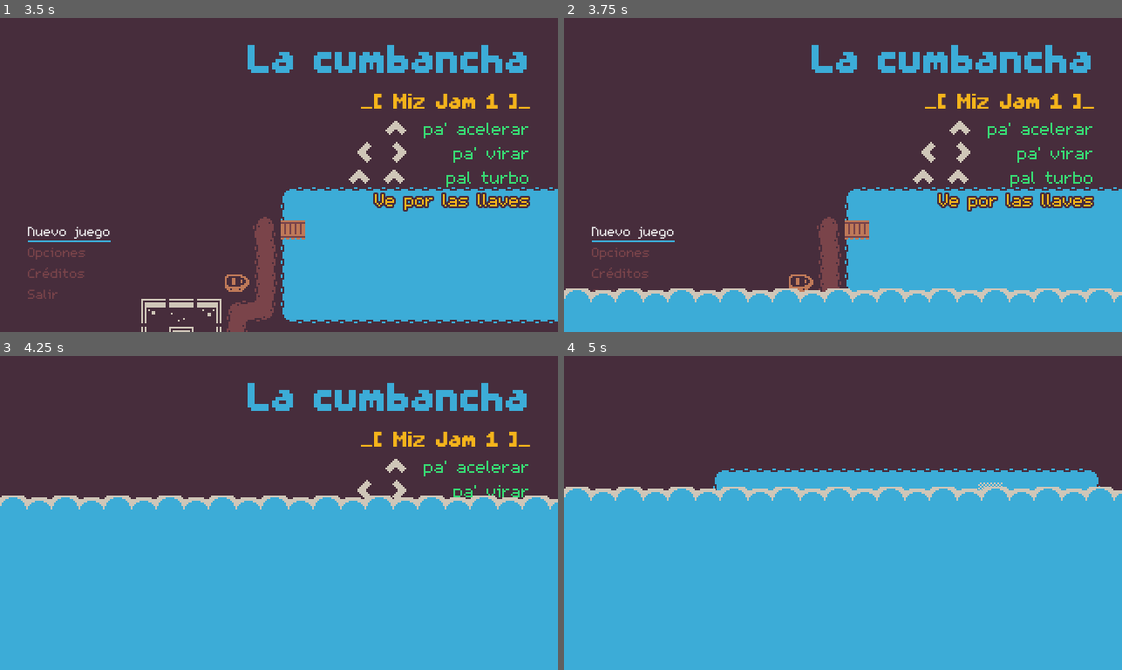
Above: before the commit, frames 1-4 (two rows, left to right).
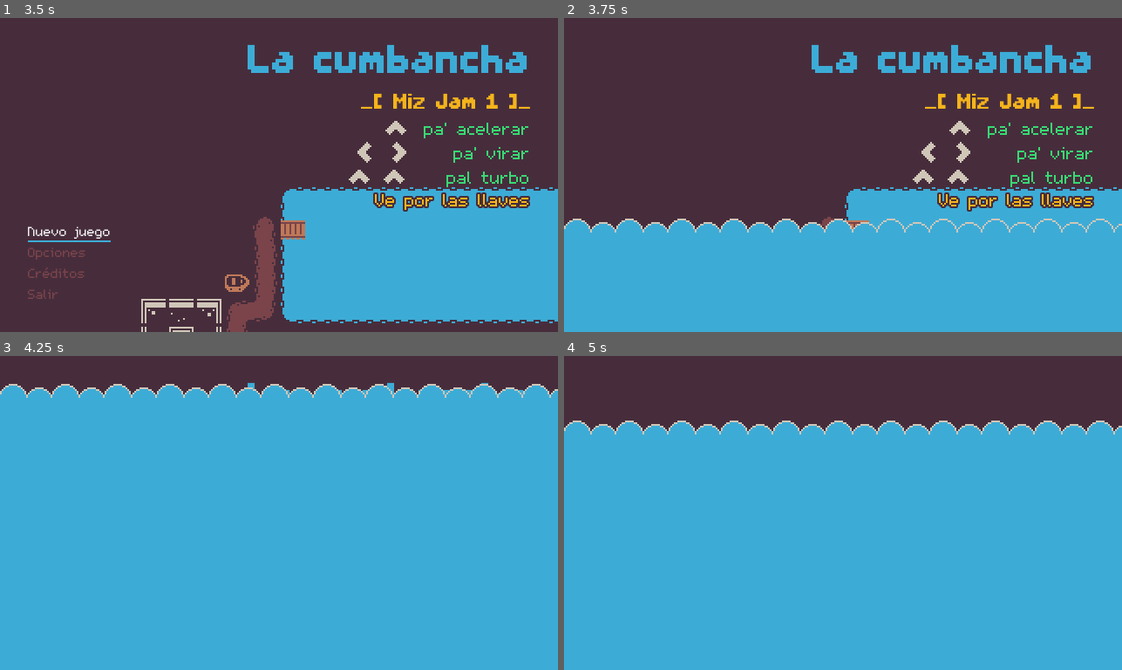
Above: after the commit, the same moments.

Repository: Perro-Viejo/miz-jam-1
Game: Godot game, scene res://src/Game/Game.tscn
Same seed, same stepped clock (60 frames per second), same inputs: the game is played once before the commit and once after it. Sound files missing from this copy of the repository are replaced by a short silence.
Inputs:
- Up to frame 1 (3.5 s): click "Nuevo juego" at 0.5 s; click "Nuevo juego" at 1.25 s; click "Créditos" at 2 s; click "Opciones" at 2.75 s
- Up to frame 2 (3.75 s): tap Enter (ui_accept) at 3.5 s; hold D (Right) from 3.53 s (still down); tap X (Drop) at 3.6 s
- Up to frame 3 (4.25 s): keep holding D (Right); tap Enter (ui_accept) at 3.77 s
- Up to frame 4 (5 s): release D (Right) at 4.28 s; hold S (Down) from 4.28 s (still down); tap Z (Grab) at 4.35 s; tap Enter (ui_accept) at 4.52 s

Frame 1 is identical in both runs. In frame 2, 13% of the frame differs, in the area x 0-100%, y 63-91%; in frame 3, 34%, in the area x 0-100%, y 8-49%; in frame 4, 18%.

Commit message:
Mejor transición del mar

Diff:
--- a/game/src/Game/Game.gd
+++ b/game/src/Game/Game.gd
@@ -48,7 +48,16 @@
 
 	FadeState = FADEOUT
 
-	$FadeLayer/FadeTween.interpolate_property($FadeLayer, "percent", 0.0, 1.0, transition_duration, Tween.TRANS_LINEAR, Tween.EASE_IN, 0.0)
+	$FadeLayer/FadeTween.interpolate_property(
+		$FadeLayer,
+		"percent",
+		0.0,
+		1.0,
+		transition_duration,
+		Tween.TRANS_CUBIC,
+		Tween.EASE_OUT,
+		0.0
+	)
 	$FadeLayer/FadeTween.start()
 
 func on_Exit()->void:
@@ -92,7 +101,16 @@
 				yield(self, "SceneIsLoaded")
 			change_scene()
 			FadeState = FADEIN
-			$FadeLayer/FadeTween.interpolate_property($FadeLayer, "percent", 1.0, 0.0, transition_duration * 0.4, Tween.TRANS_LINEAR, Tween.EASE_IN, 0.0)
+			$FadeLayer/FadeTween.interpolate_property(
+				$FadeLayer,
+				"percent",
+				1.0,
+				0.0,
+				transition_duration * 0.4,
+				Tween.TRANS_SINE,
+				Tween.EASE_IN,
+				0.0
+			)
 			$FadeLayer/FadeTween.start()
 		FADEIN:
 			FadeState = IDLE
Binary file changed: game/assets/images/gui/water_transition.png
